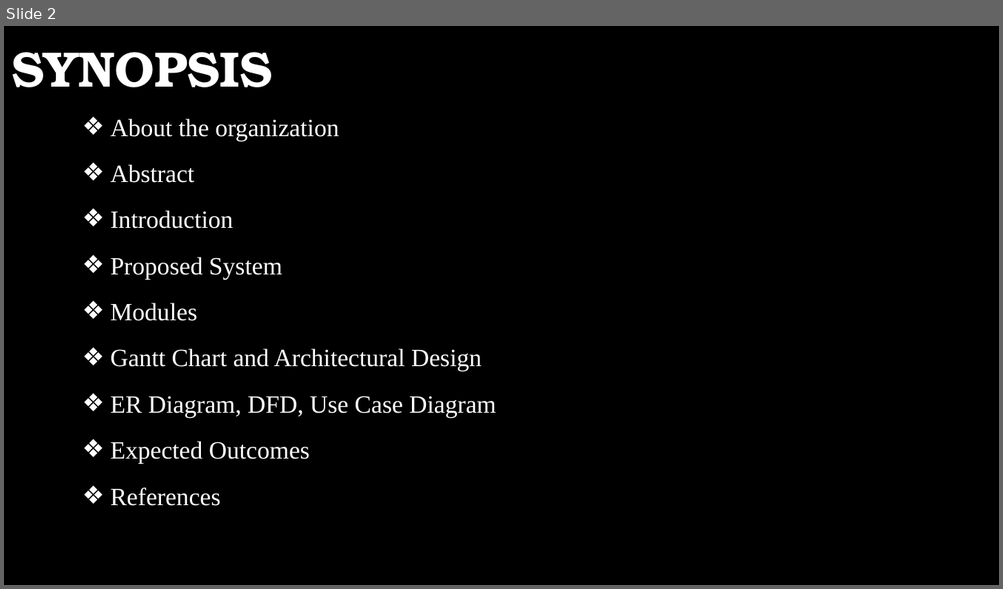
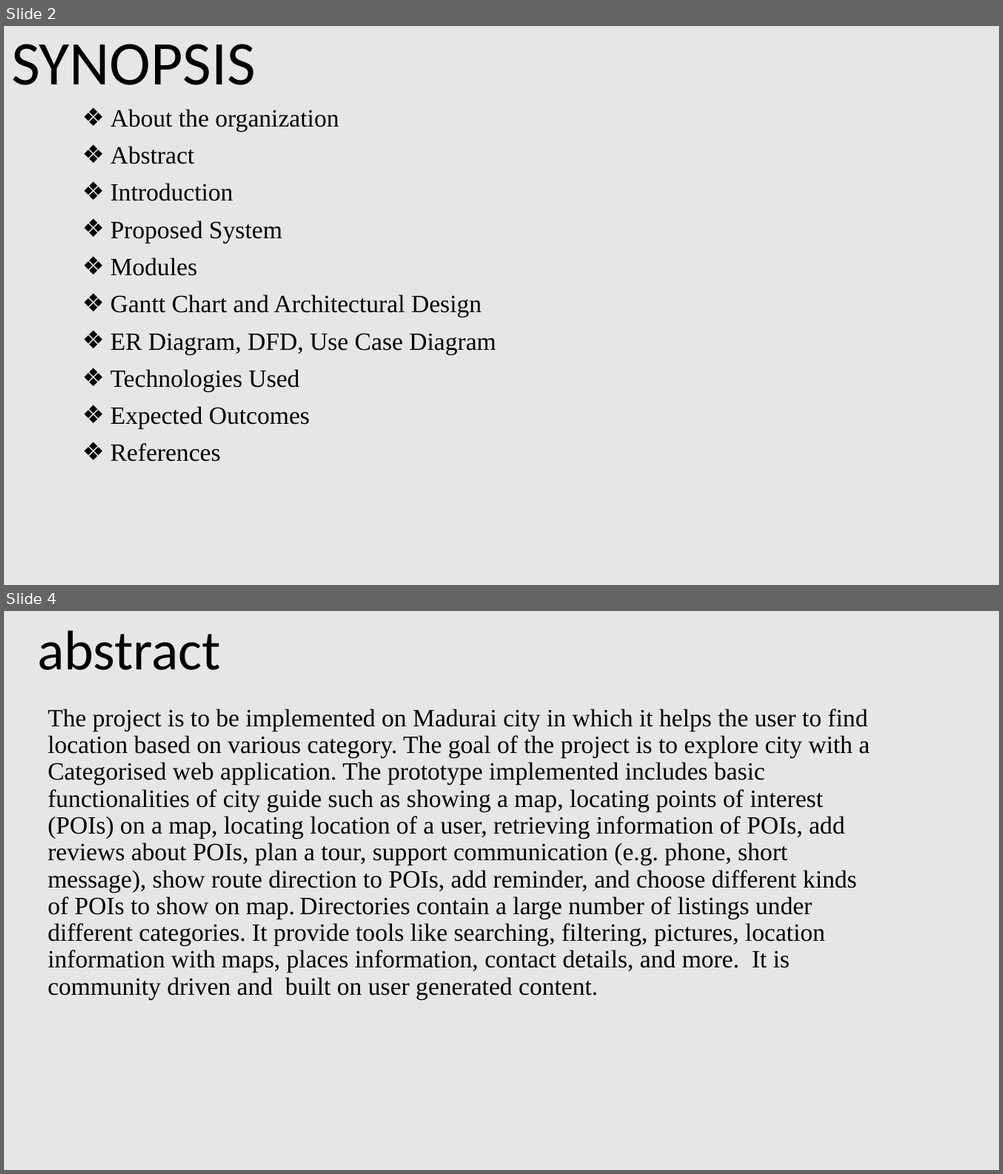
Before and after one commit to BALAJIJ-J/Review1-Documents, a slide deck: 20Y005-Review 1.pptx. Shown one above the other, each under a label of ours: slide 2 before the commit, slides 2 and 4 after it; the slides between them are not shown. The pictures are 1003x589 and 1003x1174 pixels, drawn with LibreOffice and Linux fonts; fonts in the diff are those of the drawing; background and template pictures are left out. Boxes give left, top, right and bottom in pixels: in the first picture for what was removed or moved away, otherwise in the second. Text is boxed around its words. In the diff, an @@ line names an element or a change of style, - is before the commit and + after.

```diff
--- a/20Y005-Review 1.pptx
+++ b/20Y005-Review 1.pptx
@@ slide 4 added at (4, 611, 999, 1170), background #E7E6E6 @@
@@ title added at (37, 630, 221, 670), 54 pt, text #000000 @@
+abstract
@@ subtitle added at (48, 709, 870, 999), 24 pt, text #000000 @@
+The project is to be implemented on Madurai city in which it helps the user to find location based on various category. The goal of the project is to explore city with a Categorised web application. The prototype implemented includes basic functionalities of city guide such as showing a map, locating points of interest (POIs) on a map, locating location of a user, retrieving information of POIs, add reviews about POIs, plan a tour, support communication (e.g. phone, short message), show route direction to POIs, add reminder, and choose different kinds of POIs to show on map. Directories contain a large number of listings under different categories. It provide tools like searching, filtering, pictures, location information with maps, places information, contact details, and more. It is community driven and built on user generated content.
@@ slide 2 changed as well @@
@@ background picture (left out) to #E7E6E6 @@
@@ title "SYNOPSIS" at (11, 44, 256, 85): size 48 to 60 pt, font TeX Gyre Bonum to Calibri, text colour #FFFFFF to #000000, bold off @@
@@ subtitle at (111, 109, 495, 462): text colour #FFFFFF to #000000; line spacing 1.2 to 0.9 @@
@@ subtitle at (111, 369, 299, 392): paragraph added @@
+❖ Technologies Used
```
Also in this commit, not shown: 14 other slides changed, 3 other slides added, 1 slide removed, 3 other files.
